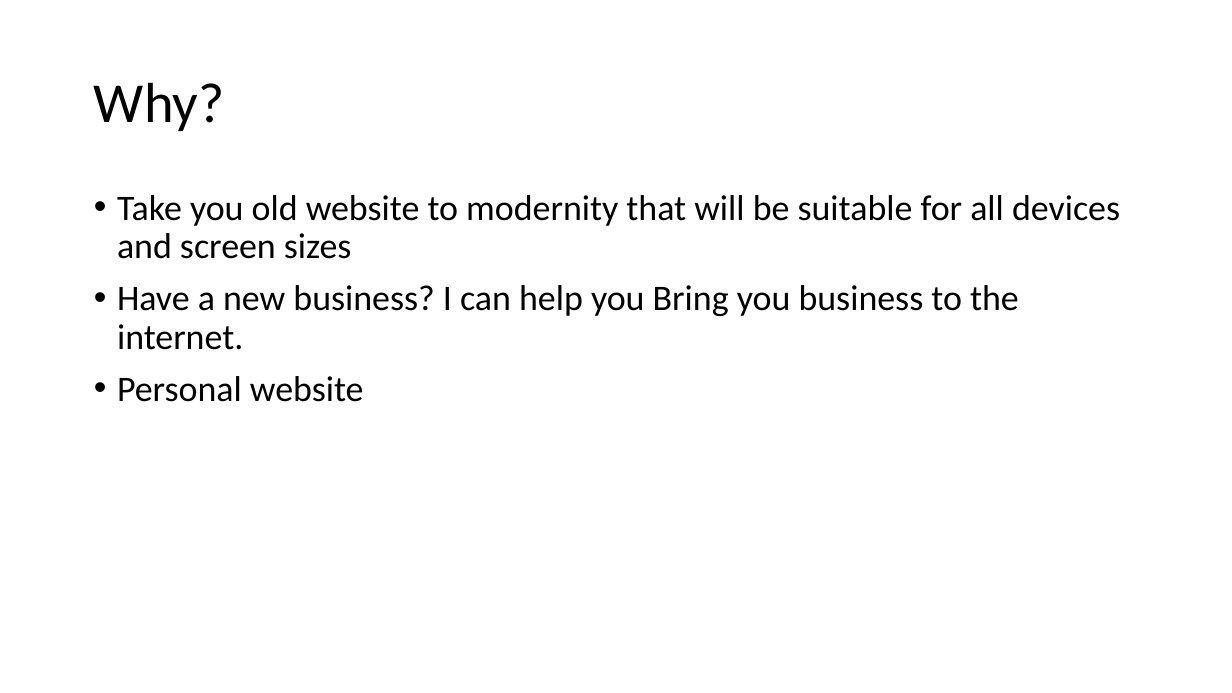
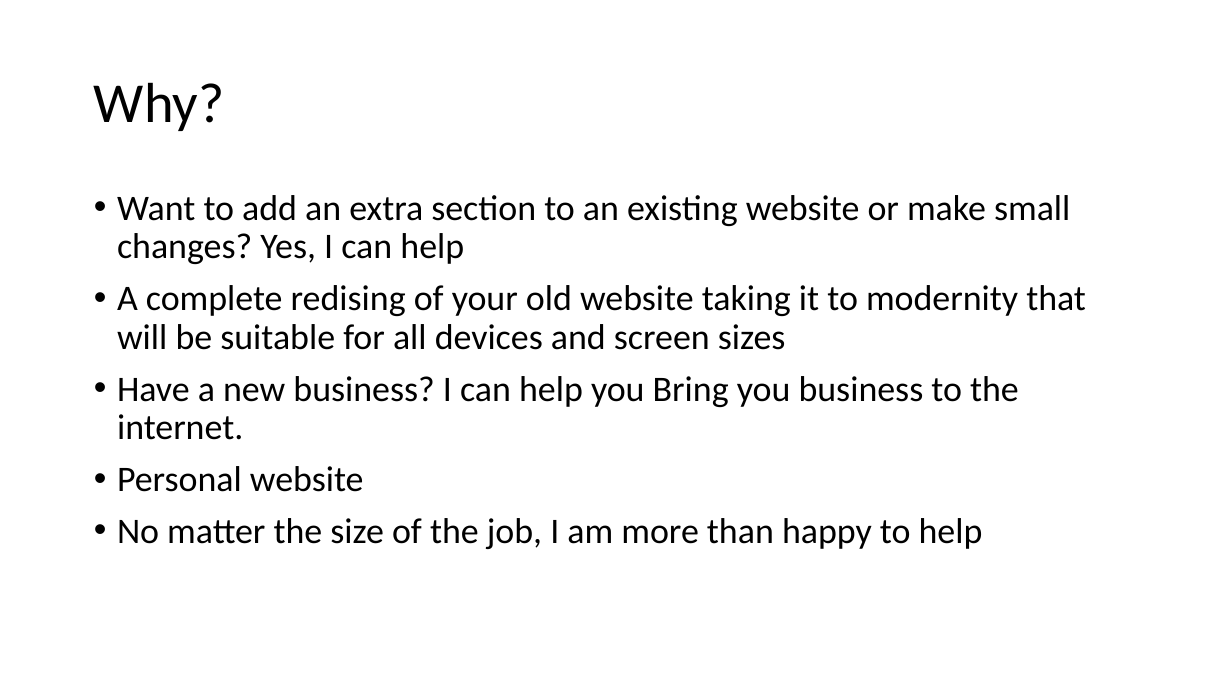
Before and after one commit to rddias/Freelance, a slide deck: slide 4 of structure.pptx (slide 3 before the commit). Drawn at 1232x693 pixels with LibreOffice and Linux fonts; fonts in the diff are those of the drawing. Boxes give left, top, right and bottom in pixels: in the first picture for what was removed or moved away, otherwise in the second. Text is boxed around its words. In the diff, an @@ line names an element or a change of style, - is before the commit and + after.

```diff
--- a/structure.pptx
+++ b/structure.pptx
@@ text at (117,195,1086,350): text changed @@
-• Take you old website to modernity that will be suitable for all devices and screen sizes
+• Want to add an extra section to an existing website or make small changes? Yes, I can help
+• A complete redising of your old website taking it to modernity that will be suitable for all devices and screen sizes
@@ text at (117,518,983,549): paragraph added @@
+• No matter the size of the job, I am more than happy to help
```
Also in this commit, not shown: 3 other slides changed, 1 slide added, 6 other files.
